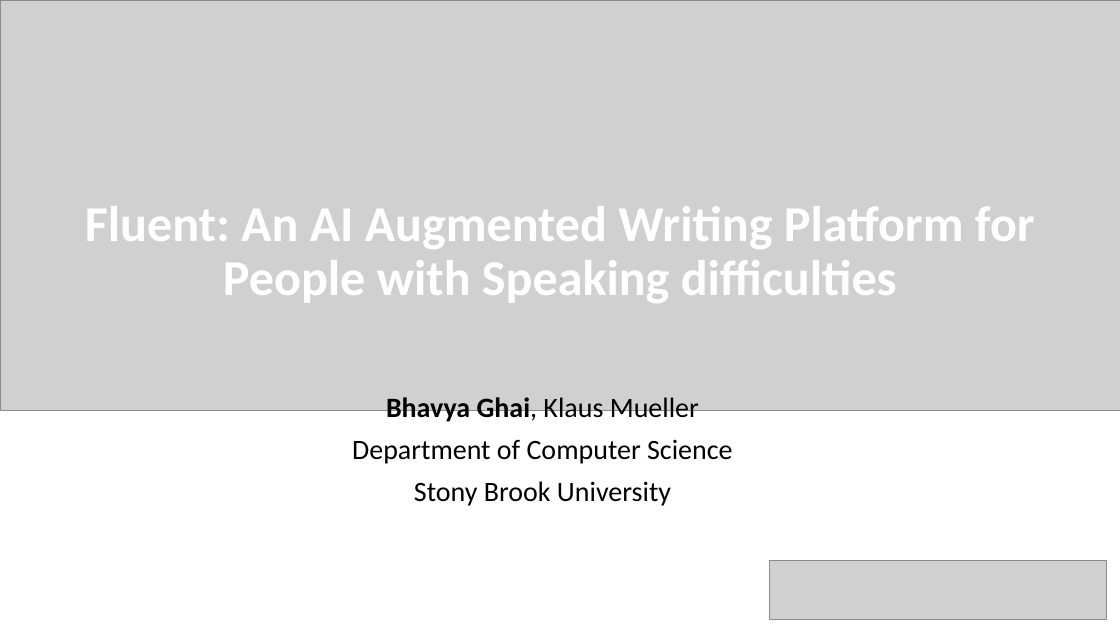
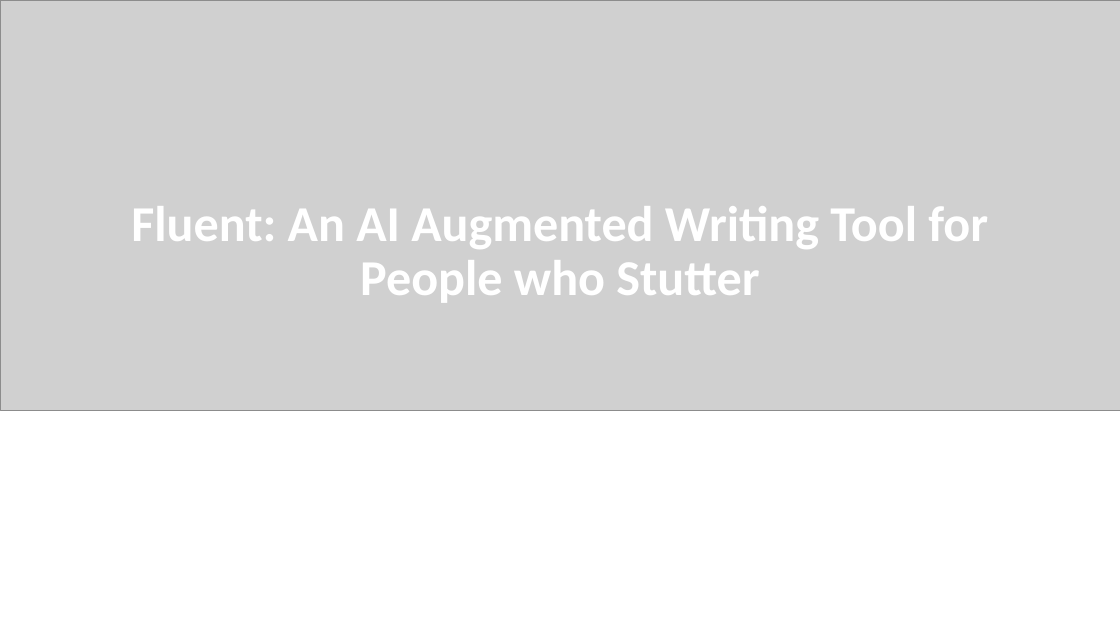
Before and after one commit to bhavyaghai/Fluent, a slide deck: slide 1 of pic/pictures.pptx. Drawn at 1120x630 pixels with LibreOffice and Linux fonts; fonts in the diff are those of the drawing; grey boxes stand for pictures. Boxes give left, top, right and bottom in pixels: in the first picture for what was removed or moved away, otherwise in the second. Text is boxed around its words. In the diff, an @@ line names an element or a change of style, - is before the commit and + after.

```diff
--- a/pic/pictures.pptx
+++ b/pic/pictures.pptx
@@ title at [131,206,988,303]: text changed @@
-Fluent: An AI Augmented Writing Platform for People with Speaking difficulties
+Fluent: An AI Augmented Writing Tool for People who Stutter
@@ subtitle removed at [352,397,732,506] @@
-Bhavya Ghai, Klaus Mueller
-Department of Computer Science
-Stony Brook University
@@ picture removed at [770,560,1107,619] @@
```
Also in this commit, not shown: 11 other files.
